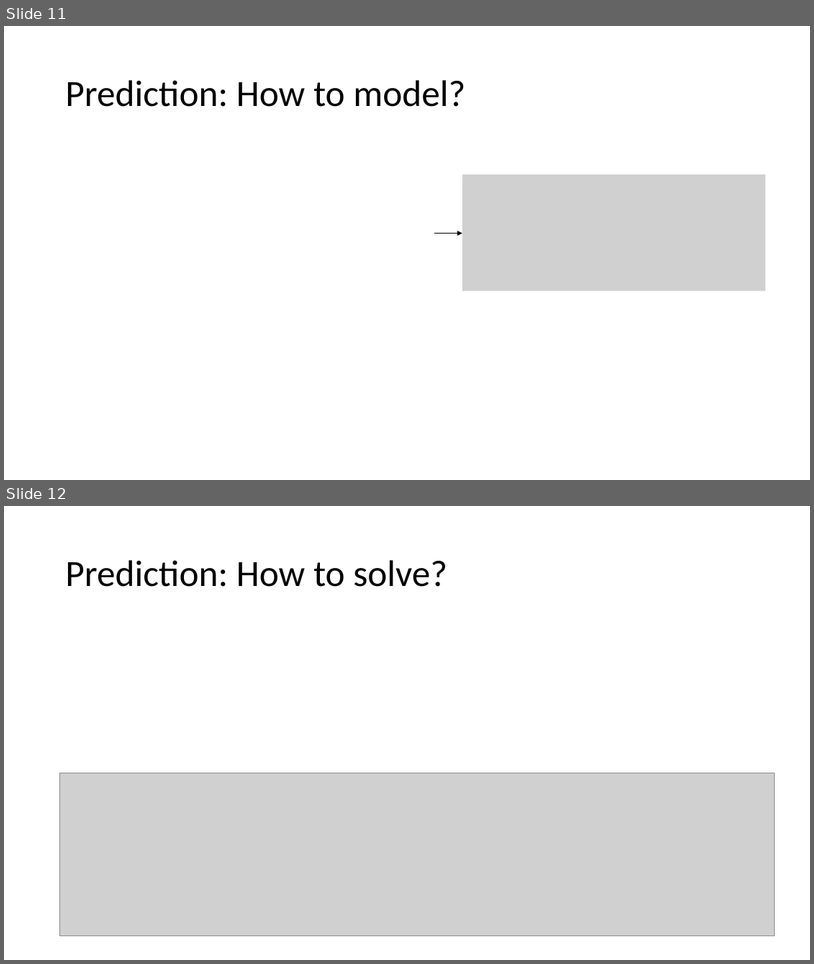
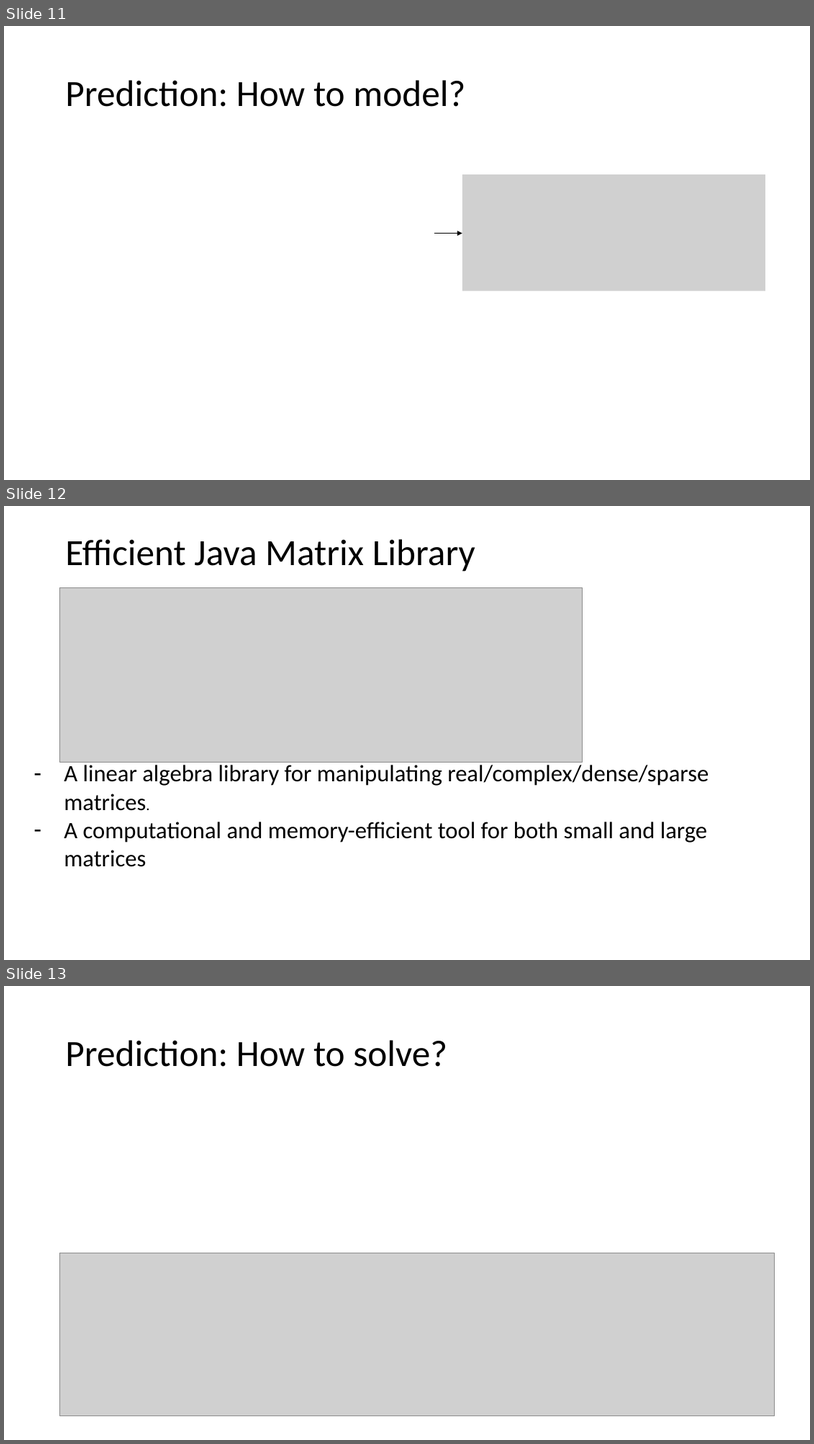
Before and after one commit to 4gener/BigSix, a slide deck: Docs/Presentation.pptx. Shown one above the other, each under a label of ours: slides 11 and 12 before the commit, slides 11, 12 and 13 after it. The pictures are 814x964 and 814x1444 pixels, drawn with LibreOffice and Linux fonts; fonts in the diff are those of the drawing; grey boxes stand for pictures. Boxes give left, top, right and bottom in pixels: in the first picture for what was removed or moved away, otherwise in the second. Text is boxed around its words. In the diff, an @@ line names an element or a change of style, - is before the commit and + after.

```diff
--- a/Docs/Presentation.pptx
+++ b/Docs/Presentation.pptx
@@ slide 12 added at (4,506,810,960), background #FFFFFF @@
@@ title added at (65,539,476,572), 44 pt, text #000000 @@
+Efficient Java Matrix Library
@@ picture added at (59,587,582,762) @@
@@ text added at (64,764,709,867), 28 pt, text #000000 @@
+– A linear algebra library for manipulating real/complex/dense/sparse matrices.
+– A computational and memory-efficient tool for both small and large matrices
@@ what was slide 12 is now slide 13 @@
```
Also in this commit, not shown: 3 other slides added.
